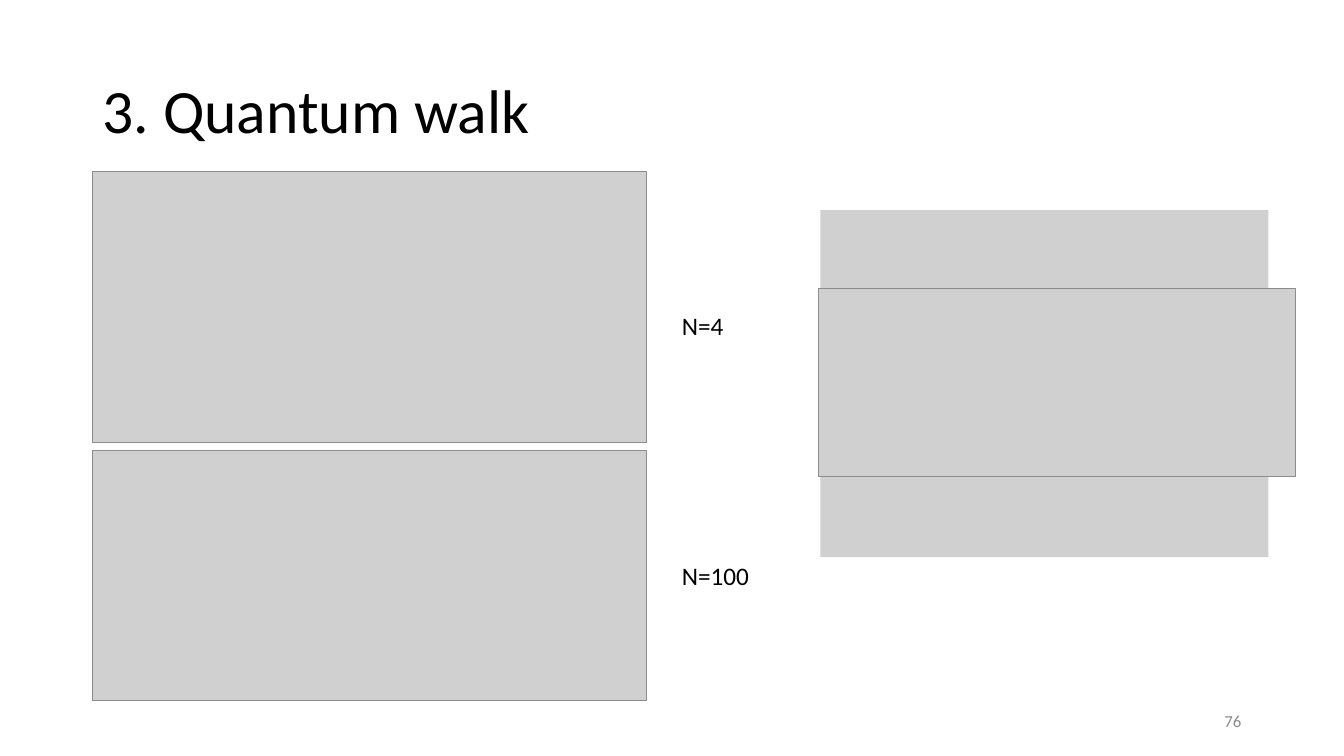
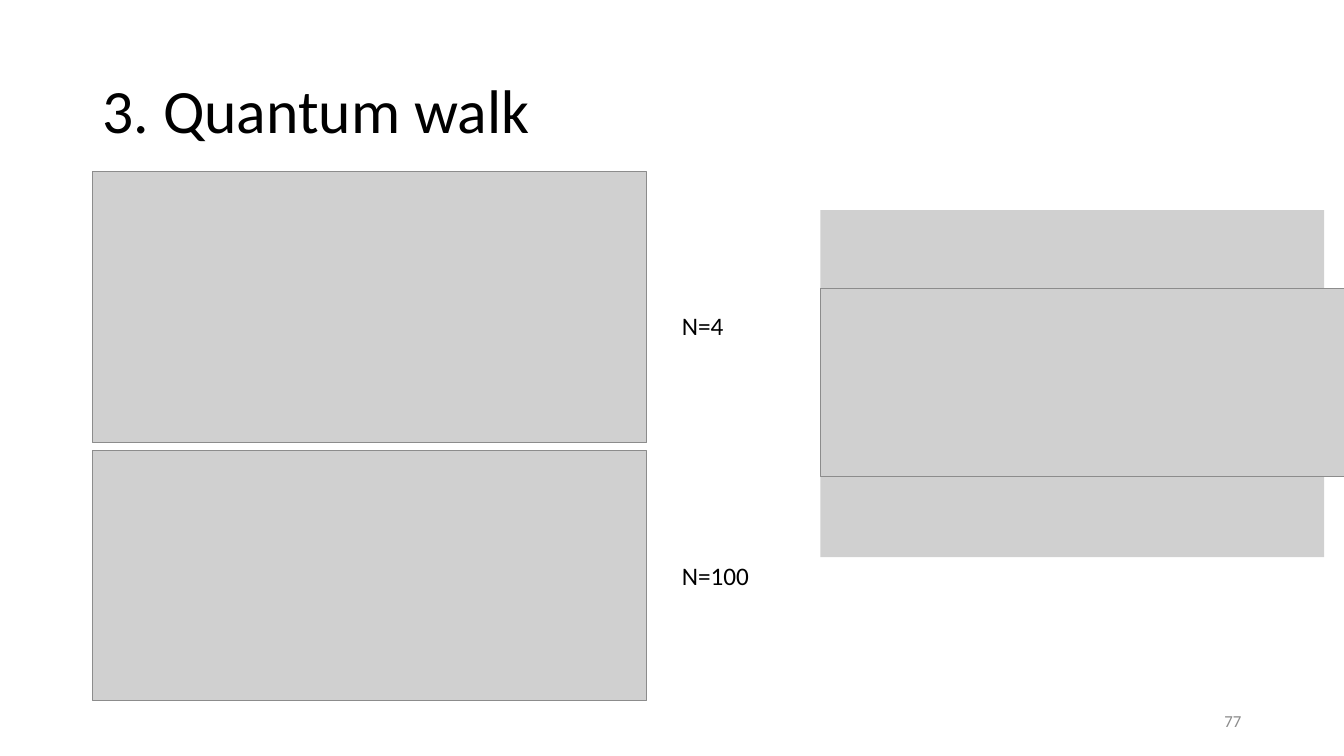
Before and after one commit to vutuanhai237/CourseMaterialsUIT, a slide deck: slide 77 of SExxx-Programming for quantum computer/Slide/4. quantum algo.pptx (slide 76 before the commit). Drawn at 1344x756 pixels with LibreOffice and Linux fonts; fonts in the diff are those of the drawing; grey boxes stand for pictures. Boxes give left, top, right and bottom in pixels: in the first picture for what was removed or moved away, otherwise in the second. Text is boxed around its words. In the diff, an @@ line names an element or a change of style, - is before the commit and + after.

```diff
--- a/SExxx-Programming for quantum computer/Slide/4. quantum algo.pptx
+++ b/SExxx-Programming for quantum computer/Slide/4. quantum algo.pptx
@@ picture: place and size @@
-picture at [821,210,1268,557]
+picture at [821,210,1325,557]
@@ picture: place and size @@
-picture at [819,288,1296,477]
+picture at [821,288,1344,477]
@@ page number at [1224,716,1241,727]: text changed @@
-76
+77
```
Also in this commit, not shown: 8 other slides changed, 1 slide added, 24 slides removed, 7 other files.
